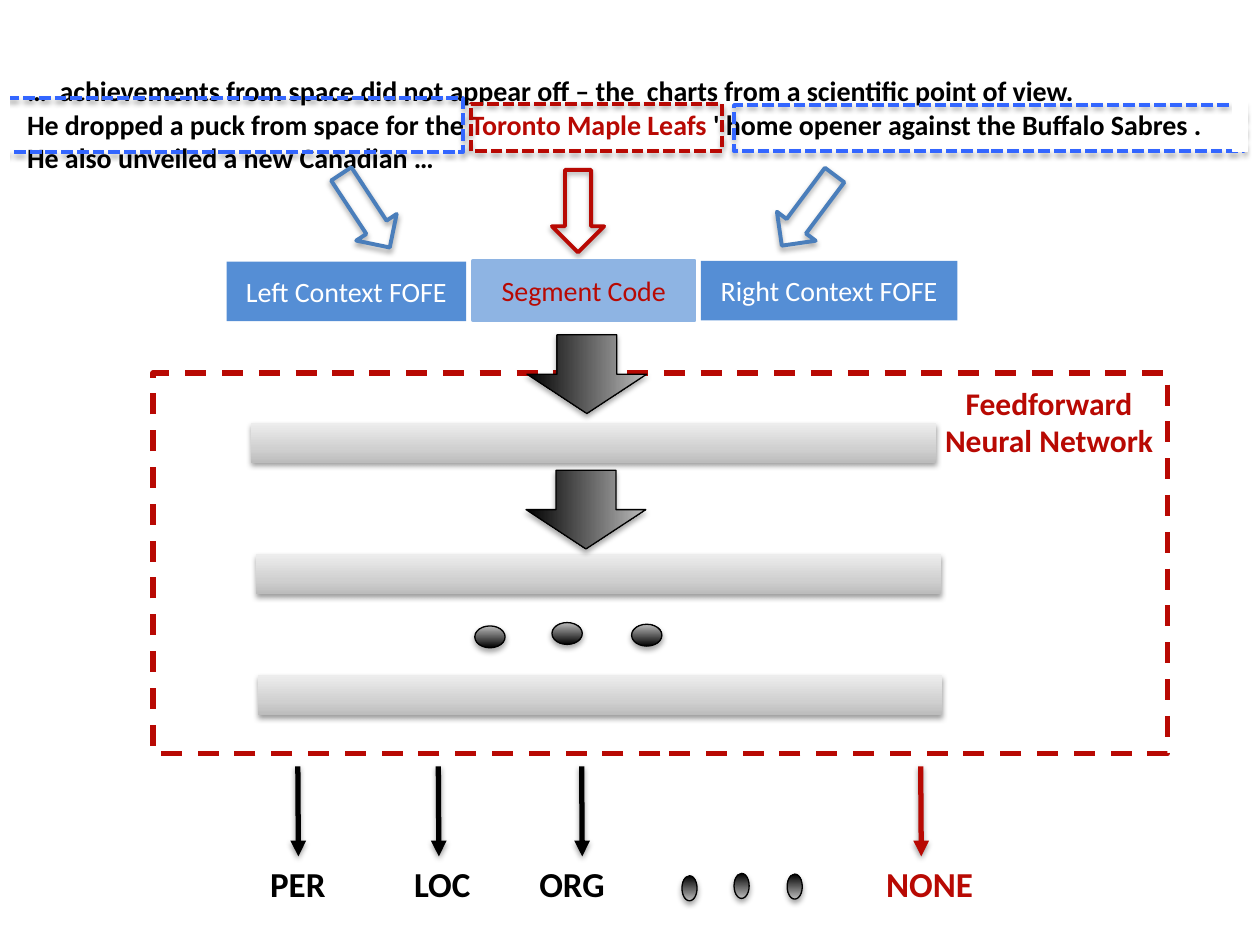
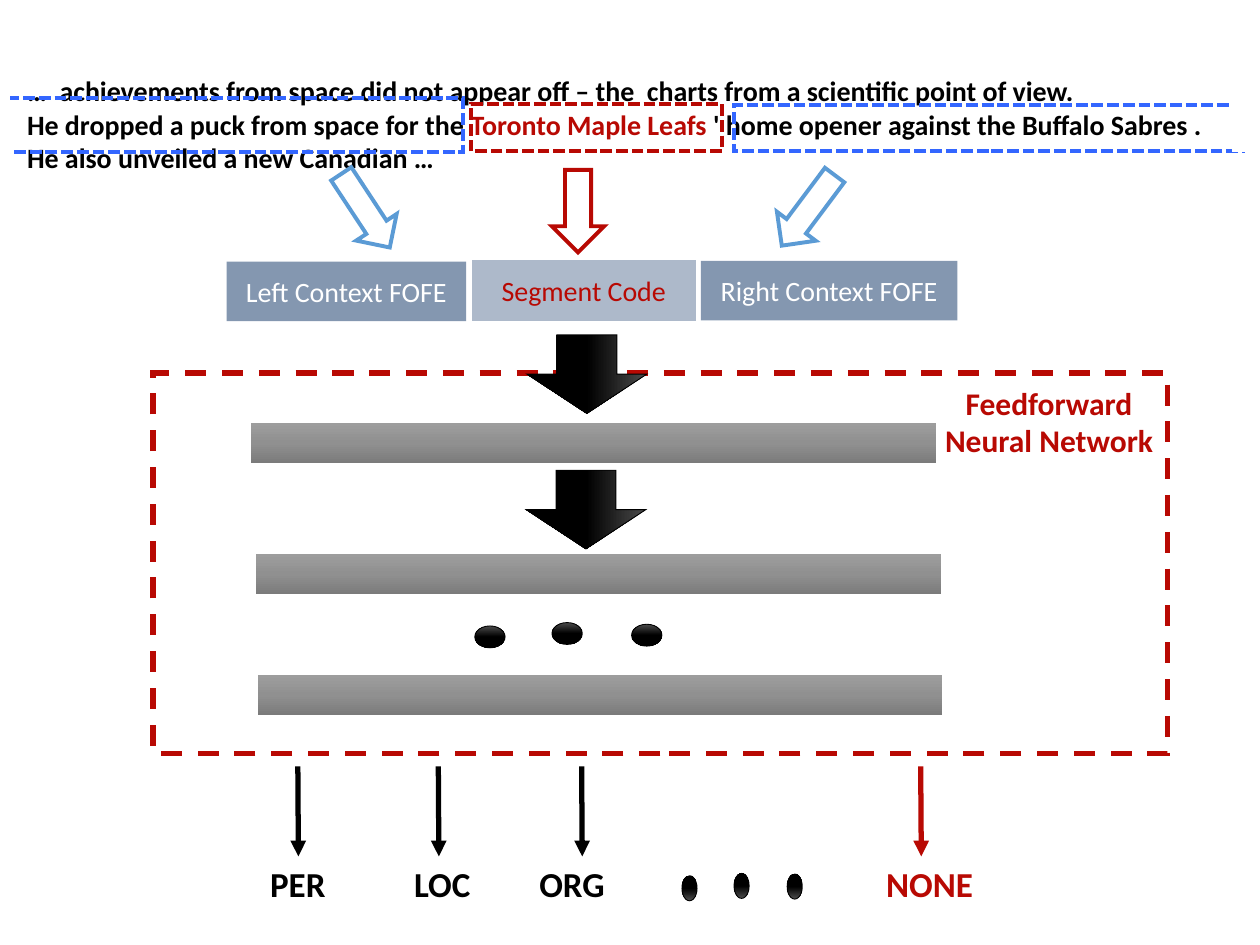
Before and after one commit to mowangphy/fofe-ner-acl2017, a slide deck: slide 1 of ppt.pptx. Drawn at 1260x945 pixels with LibreOffice and Linux fonts; fonts in the diff are those of the drawing. Boxes give left, top, right and bottom in pixels: in the first picture for what was removed or moved away, otherwise in the second. Text is boxed around its words. In the diff, an @@ line names an element or a change of style, - is before the commit and + after.

```diff
--- a/ppt.pptx
+++ b/ppt.pptx
@@ rectangle at (1232, 89, 1247, 151): outline #FFFFFF 0.75 pt to #FFFFFF 0.5 pt @@
@@ rectangle at (0, 94, 10, 166): outline #FFFFFF 0.75 pt to #FFFFFF 0.5 pt @@
@@ shadow off in 4 elements at (471, 105, 722, 151), (552, 170, 604, 252), (0, 98, 462, 152), (735, 105, 1244, 151) @@
@@ down arrow at (321, 160, 410, 260): outline #4B7EBC 2.25 pt to #5B9BD5 2.25 pt; shadow off @@
@@ down arrow at (762, 161, 853, 260): outline #4B7EBC 2.25 pt to #5B9BD5 2.25 pt; shadow off @@
@@ rectangle "Left Context FOFE" at (227, 262, 466, 321): fill #558ED5 to #8497B0 @@
@@ rectangle "Segment Code" at (472, 261, 694, 320): fill #8EB4E3 to #ADB9CA; outline #8EB4E3 2 pt to #ADB9CA 1 pt @@
@@ rectangle "Right Context FOFE" at (701, 261, 958, 320): fill #558ED5 to #8497B0 @@
@@ fill gradient #BDBDBD to #D1D1D1 to #EEEEEE to gradient #9D9D9D to #909090 to #7C7C7C; shadow off in 3 elements at (251, 423, 935, 462), (258, 675, 942, 714), (256, 554, 940, 593) @@
@@ fill gradient #000000 to #BDBDBD to gradient #4B4B4B to #000000; outline #000000 0.75 pt to #000000 0.5 pt; shadow off in 8 elements at (527, 336, 647, 414), (475, 626, 505, 648), (552, 622, 582, 644), (631, 624, 662, 645), (526, 471, 646, 549), (682, 876, 697, 901), (735, 873, 750, 898), (788, 874, 803, 900) @@
```
Also in this commit, not shown: 1 slide added, 3 other files.
